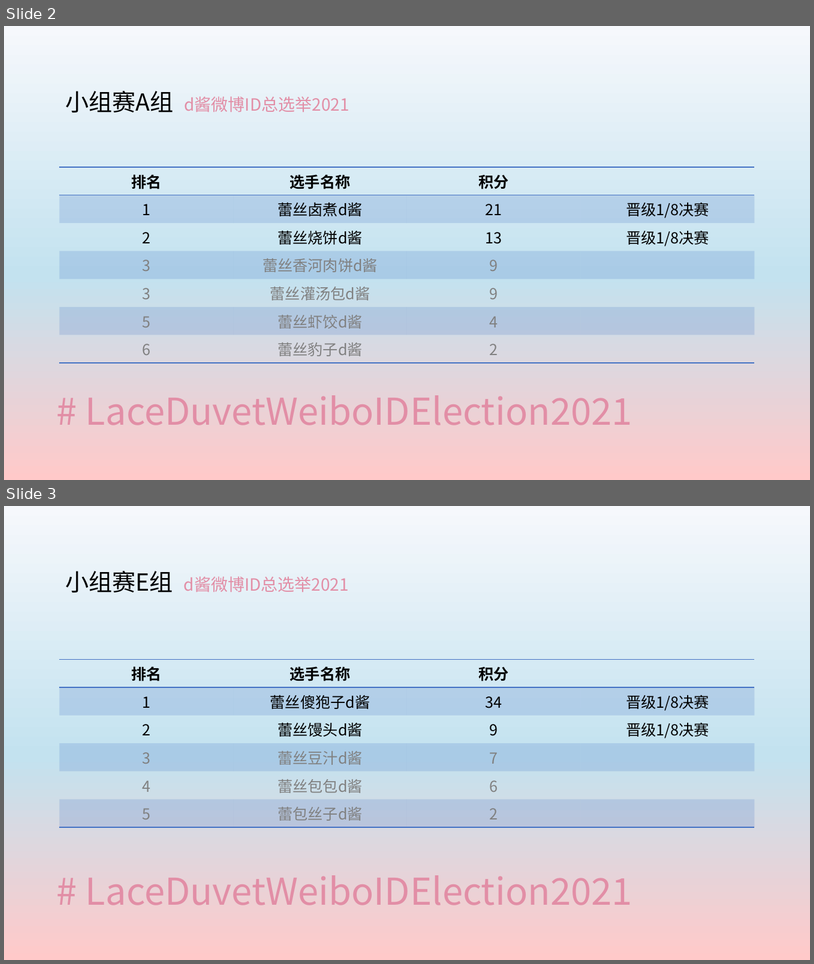
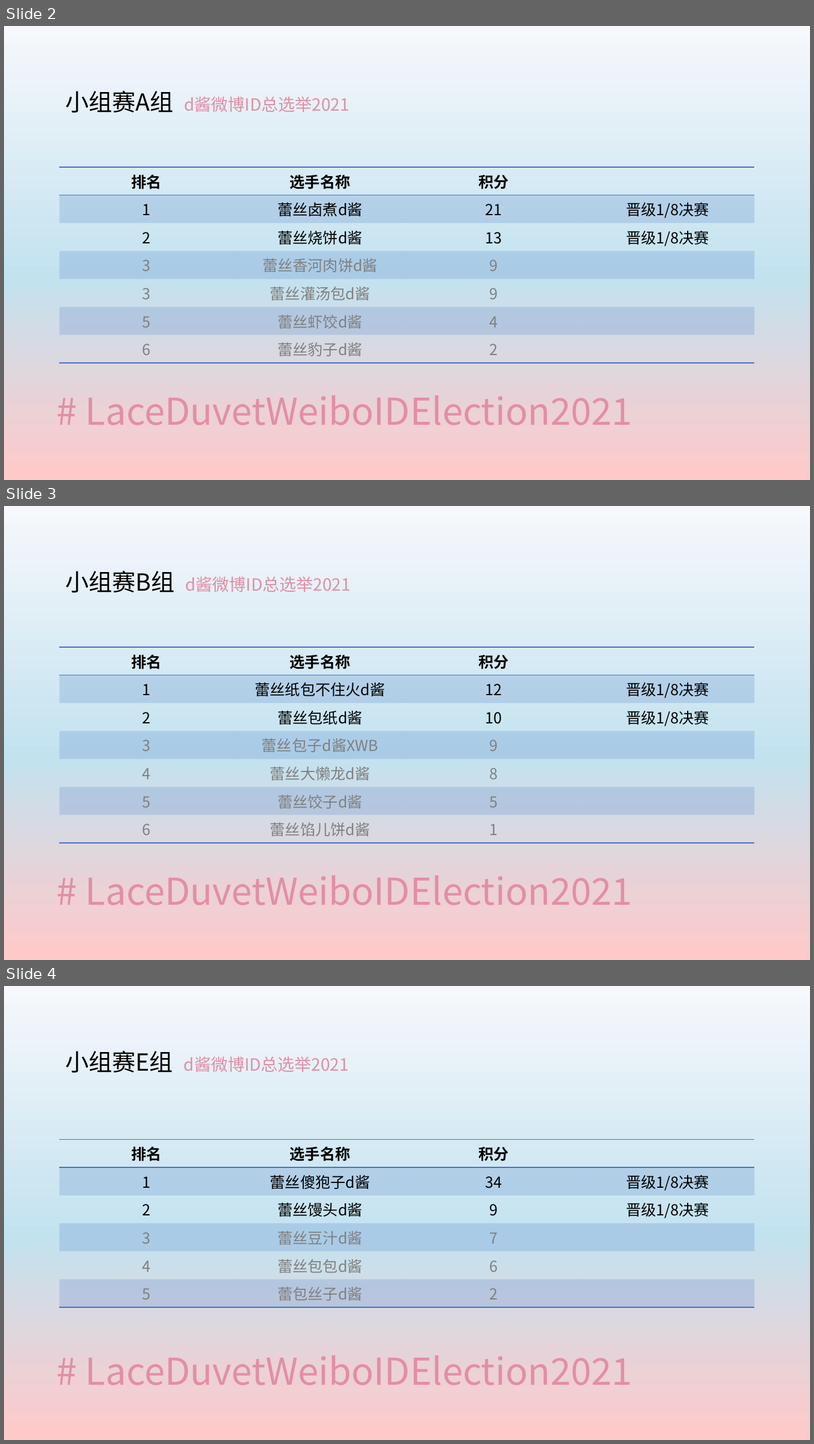
Before and after one commit to yyyeying/LaceDuvetWeiboIDElection2021, a slide deck: documents/race_profile/result_board.pptx. Shown one above the other, each under a label of ours: slides 2 and 3 before the commit, slides 2, 3 and 4 after it. The pictures are 814x964 and 814x1444 pixels, drawn with LibreOffice and Linux fonts; fonts in the diff are those of the drawing. Boxes give left, top, right and bottom in pixels: in the first picture for what was removed or moved away, otherwise in the second. Text is boxed around its words. In the diff, an @@ line names an element or a change of style, - is before the commit and + after.

```diff
--- a/documents/race_profile/result_board.pptx
+++ b/documents/race_profile/result_board.pptx
@@ slide 3 added at <box>4,506,810,960</box>, background gradient #F6F8FC to #C3E2EF to #FFC9C9 @@
@@ text added at <box>65,571,350,592</box>, 20 pt, text #E28EA6 @@
+小组赛B组 d酱微博ID总选举2021
@@ table added at <box>60,647,756,838</box>, 7 rows, 4 columns @@
+排名 | 选手名称 | 积分 | 
+1 | 蕾丝纸包不住火d酱 | 12 | 晋级1/8决赛
+2 | 蕾丝包纸d酱 | 10 | 晋级1/8决赛
+3 | 蕾丝包子d酱XWB | 9 | 
+4 | 蕾丝大懒龙d酱 | 8 | 
+5 | 蕾丝饺子d酱 | 5 | 
+6 | 蕾丝馅儿饼d酱 | 1 | 
@@ title added at <box>86,875,633,905</box>, 44 pt, text #E28EA6 @@
+# LaceDuvetWeiboIDElection2021
@@ what was slide 3 is now slide 4 @@
```
Also in this commit, not shown: 1 slide changed, 2 other slides added, 4 other files.
